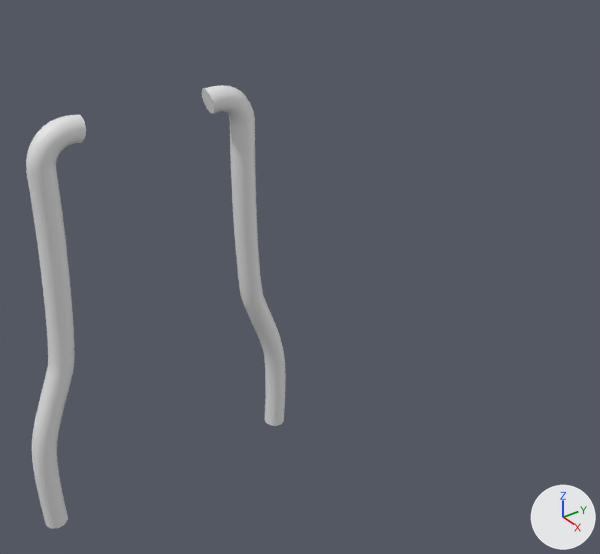
Renders of the Blender file Barstool.blend from each side of a commit.
Before and after are seen from a camera (50 mm lens) standing at (5.74, -6.07, 3.76) and looking at (-0.13, -1.78, -0.35). Every picture has the same lights, and +X, +Y and +Z are marked at lower right.

The older version as bpy lines, for what is in view:
```python
ob_béziercurve = bpy.data.objects.new('BézierCurve', cu_béziercurve_004)
ob_béziercurve.location = (1.14, -3.27, -1.06)
ob_béziercurve.rotation_euler = (0.0, -0.116, 0.0)  # degrees (0, -6.6, 0)
ob_béziercurve.scale = (1.06, 1.06, 1.06)
```
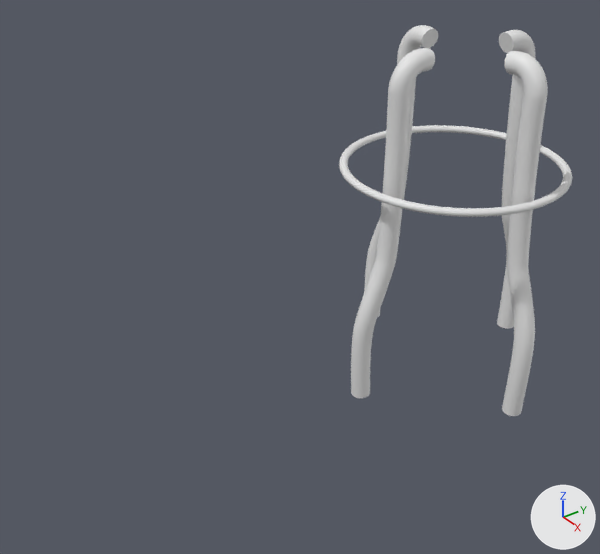
The change, as a diff of the scene's bpy script:
```diff
--- a/Barstool.blend.py
+++ b/Barstool.blend.py
@@ cu_béziercurve_004 @@
 _sp = cu_béziercurve_004.splines.new('BEZIER'); _sp.bezier_points.add(3)
-_sp.bezier_points.foreach_set('co', [-0.93, -0.536, 2.649, -0.966, -0.853, 2.415, -1.231, -0.94, 0.686, -1.474, -1.19, -0.889])
-_sp.bezier_points.foreach_set('handle_left', [-0.937, -0.471, 2.637, -0.956, -0.853, 2.481, -1.211, -0.892, 0.819, -1.322, -1.234, 0.0995])
-_sp.bezier_points.foreach_set('handle_right', [-0.9, -0.799, 2.698, -1.073, -0.844, 1.716, -1.333, -1.177, 0.0281, -1.64, -1.143, -1.969])
+_sp.bezier_points.foreach_set('co', [-1.049, -0.536, 2.664, -1.072, -0.853, 2.428, -1.245, -0.94, 0.688, -1.456, -1.156, -0.83])
+_sp.bezier_points.foreach_set('handle_left', [-1.056, -0.471, 2.651, -1.066, -0.853, 2.494, -1.232, -0.892, 0.822, -1.357, -1.2, 0.165])
+_sp.bezier_points.foreach_set('handle_right', [-1.022, -0.799, 2.715, -1.142, -0.844, 1.725, -1.311, -1.177, 0.0249, -1.564, -1.108, -1.917])
 for _p, _l, _r in zip(_sp.bezier_points, ['ALIGNED', 'ALIGNED', 'ALIGNED', 'ALIGNED'], ['ALIGNED', 'ALIGNED', 'ALIGNED', 'ALIGNED']): _p.handle_left_type = _l; _p.handle_right_type = _r
@@ cu_béziercurve_004 @@
 _sp = cu_béziercurve_004.splines.new('BEZIER'); _sp.bezier_points.add(1)
-_sp.bezier_points.foreach_set('co', [-0.966, -0.853, 2.415, -1.231, -0.94, 0.686])
-_sp.bezier_points.foreach_set('handle_left', [-0.956, -0.853, 2.481, -1.211, -0.892, 0.819])
-_sp.bezier_points.foreach_set('handle_right', [-1.073, -0.844, 1.716, -1.333, -1.177, 0.0281])
+_sp.bezier_points.foreach_set('co', [-1.072, -0.853, 2.428, -1.245, -0.94, 0.688])
+_sp.bezier_points.foreach_set('handle_left', [-1.066, -0.853, 2.494, -1.232, -0.892, 0.822])
+_sp.bezier_points.foreach_set('handle_right', [-1.142, -0.844, 1.725, -1.311, -1.177, 0.0249])
 for _p, _l, _r in zip(_sp.bezier_points, ['ALIGNED', 'ALIGNED'], ['ALIGNED', 'ALIGNED']): _p.handle_left_type = _l; _p.handle_right_type = _r
@@ cu_béziercurve_004 @@
 cu_béziercurve_004.use_path = True
-cu_béziercurve_004.bevel_resolution = 3
+cu_béziercurve_004.bevel_resolution = 23
 cu_béziercurve_004.bevel_depth = 0.12
@@ cu_béziercircle @@
+cu_béziercircle = bpy.data.curves.new('BézierCircle', 'CURVE')
+cu_béziercircle.dimensions = '3D'
+_sp = cu_béziercircle.splines.new('BEZIER'); _sp.bezier_points.add(3)
+_sp.bezier_points.foreach_set('co', [-1.0, 0.0, 0.0, 0.0, 1.0, 0.0, 1.0, 0.0, 0.0, 0.0, -1.0, 0.0])
+_sp.bezier_points.foreach_set('handle_left', [-1.0, -0.552, 0.0, -0.552, 1.0, 0.0, 1.0, 0.552, 0.0, 0.552, -1.0, 0.0])
+_sp.bezier_points.foreach_set('handle_right', [-1.0, 0.552, 0.0, 0.552, 1.0, 0.0, 1.0, -0.552, 0.0, -0.552, -1.0, 0.0])
+for _p, _l, _r in zip(_sp.bezier_points, ['AUTO', 'AUTO', 'AUTO', 'AUTO'], ['AUTO', 'AUTO', 'AUTO', 'AUTO']): _p.handle_left_type = _l; _p.handle_right_type = _r
+_sp.order_u = 0
+_sp.order_v = 0
+_sp.use_cyclic_u = True
+cu_béziercircle.use_path = True
+cu_béziercircle.bevel_resolution = 3
+cu_béziercircle.bevel_depth = 0.04
+cu_béziercircle.fill_mode = 'FULL'
@@ cu_béziercurve_001 @@
+cu_béziercurve_001 = bpy.data.curves.new('BézierCurve.001', 'CURVE')
+cu_béziercurve_001.dimensions = '3D'
+_sp = cu_béziercurve_001.splines.new('BEZIER'); _sp.bezier_points.add(3)
+_sp.bezier_points.foreach_set('co', [-1.049, -0.536, 2.664, -1.072, -0.853, 2.428, -1.245, -0.94, 0.688, -1.456, -1.156, -0.83])
+_sp.bezier_points.foreach_set('handle_left', [-1.056, -0.471, 2.651, -1.066, -0.853, 2.494, -1.232, -0.892, 0.822, -1.357, -1.2, 0.165])
+_sp.bezier_points.foreach_set('handle_right', [-1.022, -0.799, 2.715, -1.142, -0.844, 1.725, -1.311, -1.177, 0.0249, -1.564, -1.108, -1.917])
+for _p, _l, _r in zip(_sp.bezier_points, ['ALIGNED', 'ALIGNED', 'ALIGNED', 'ALIGNED'], ['ALIGNED', 'ALIGNED', 'ALIGNED', 'ALIGNED']): _p.handle_left_type = _l; _p.handle_right_type = _r
+_sp.bezier_points.foreach_set('radius', [0.86, 0.86, 0.86, 0.86])
+_sp.bezier_points.foreach_set('tilt', [-0.486, -0.486, 0.0, 0.0])
+_sp.order_u = 0
+_sp.order_v = 0
+_sp = cu_béziercurve_001.splines.new('BEZIER'); _sp.bezier_points.add(1)
+_sp.bezier_points.foreach_set('co', [-1.072, -0.853, 2.428, -1.245, -0.94, 0.688])
+_sp.bezier_points.foreach_set('handle_left', [-1.066, -0.853, 2.494, -1.232, -0.892, 0.822])
+_sp.bezier_points.foreach_set('handle_right', [-1.142, -0.844, 1.725, -1.311, -1.177, 0.0249])
+for _p, _l, _r in zip(_sp.bezier_points, ['ALIGNED', 'ALIGNED'], ['ALIGNED', 'ALIGNED']): _p.handle_left_type = _l; _p.handle_right_type = _r
+_sp.bezier_points.foreach_set('radius', [0.86, 0.86])
+_sp.bezier_points.foreach_set('tilt', [-0.486, 0.0])
+_sp.order_u = 0
+_sp.order_v = 0
+cu_béziercurve_001.use_path = True
+cu_béziercurve_001.bevel_depth = 0.12
+cu_béziercurve_001.fill_mode = 'FULL'
+cu_béziercurve_001.use_fill_caps = True
@@ ob_béziercurve @@
 ob_béziercurve = bpy.data.objects.new('BézierCurve', cu_béziercurve_004)
-ob_béziercurve.location = (1.14, -3.27, -1.06)
+ob_béziercurve.location = (1.37, 0.26, -1.07)
 ob_béziercurve.rotation_euler = (0.0, -0.116, 0.0)  # degrees (0, -6.6, 0)
@@ ob_béziercircle @@
+ob_béziercircle = bpy.data.objects.new('BézierCircle', cu_béziercircle)
+ob_béziercircle.location = (-0.1, 0.27, 0.36)
+ob_béziercircle.scale = (1.19, 1.19, 1.0)
@@ ob_béziercurve_001 @@
+ob_béziercurve_001 = bpy.data.objects.new('BézierCurve.001', cu_béziercurve_001)  # modifiers MIRROR
+ob_béziercurve_001.location = (0.0, 1.65, -1.07)
+ob_béziercurve_001.rotation_euler = (0.0, -0.105, 1.549)  # degrees (0, -6, 89)
+ob_béziercurve_001.scale = (1.06, 1.06, 1.06)
```

What differs and where, as boxes (x1, y1, x2, y2) in the pictures (600 x 554 px):
'BézierCurve', reshaped, moved (29% narrower, 17% shorter): before (26, 85, 286, 529); after (351, 30, 535, 398)
'BézierCurve.001', added: after (364, 25, 548, 416)
'BézierCircle', added: after (339, 125, 572, 217)
